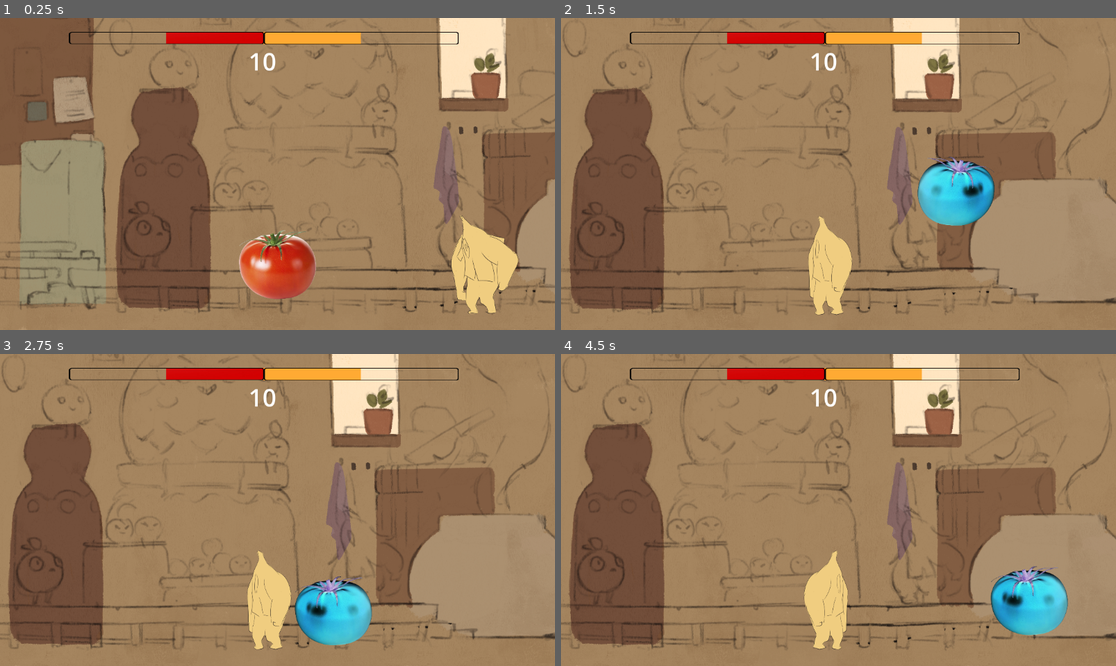
Above: before the commit, frames 1-4 (two rows, left to right).
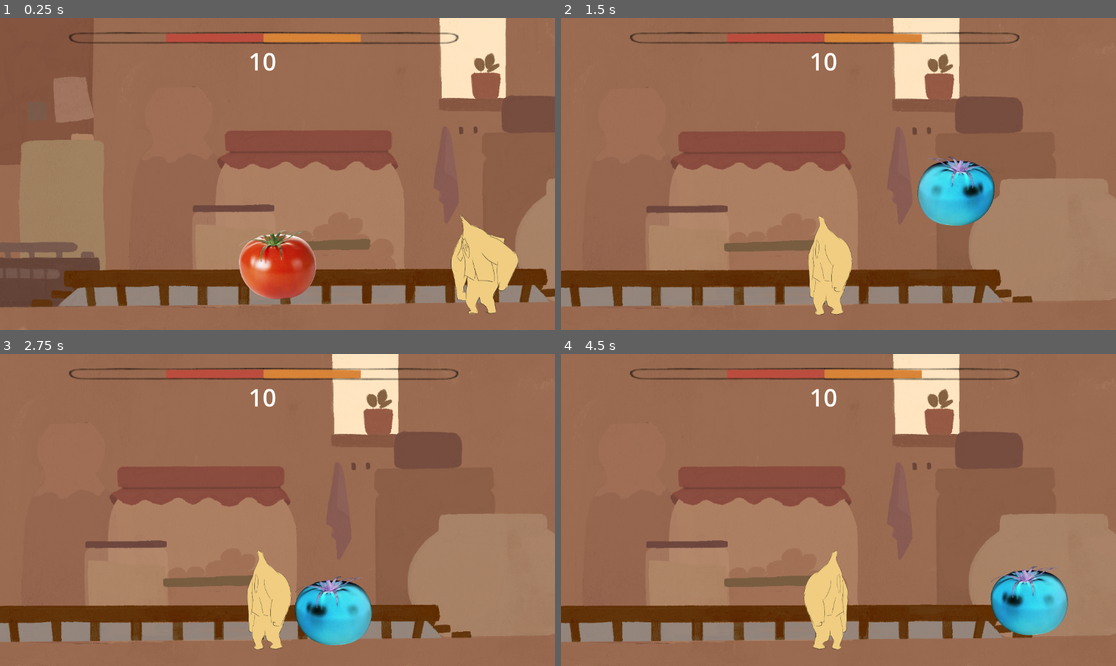
Above: after the commit, the same moments.

Repository: PZerua/ggj24_fruits
Game: Godot game, scene res://scenes/combat.tscn
The game is run twice, just before and just after one commit, with the same random seed, the same clock (stepped at 60 frames per second) and the same inputs.
Inputs:
- Up to frame 1 (0.25 s): no input
- Up to frame 2 (1.5 s): hold D (MOVE_RIGHT_1) from 0.53 s (still down); tap S (BLOCK_1) at 0.6 s; tap W (JUMP_1) at 0.77 s; tap Down (BLOCK_2) at 1.35 s
- Up to frame 3 (2.75 s): tap W (JUMP_1) at 1.52 s; release D (MOVE_RIGHT_1) at 2.03 s; hold A (MOVE_LEFT_1) from 2.03 s (still down); tap V (KICK_1) at 2.1 s
- Up to frame 4 (4.5 s): release A (MOVE_LEFT_1) at 2.78 s; hold D (MOVE_RIGHT_1) 2.78-4.28 s; tap P (KICK_2) at 2.85 s; tap W (JUMP_1) at 3.02, 3.77 s; tap Left (MOVE_LEFT_2) at 3.6 s; hold A (MOVE_LEFT_1) from 4.28 s (still down); tap Right (MOVE_RIGHT_2) at 4.35 s

The runs differ from the first frame. In frame 1, 51% of the frame differs, in the area x 0-100%, y 0-100%; in frame 2, 52%; in frame 3, 51%; in frame 4, 53%.

Commit message:
background updated and lifebar changed

Diff:
--- a/assets/bars/bananaBar.gd
+++ b/assets/bars/bananaBar.gd
@@ -8,4 +8,4 @@
 func _process(delta):
 	value = %Banana.life_points;
 	if value == 100:
-		$"../..".end()
+		$"../../..".end()
--- a/assets/bars/tomatoBar.gd
+++ b/assets/bars/tomatoBar.gd
@@ -8,4 +8,4 @@
 func _process(delta):
 	value = %Tomato.life_points;
 	if value == 100:
-		$"../..".end()
+		$"../../..".end()
--- a/scenes/combat.tscn
+++ b/scenes/combat.tscn
@@ -1,16 +1,18 @@
-[gd_scene load_steps=18 format=3 uid="uid://by7e8og87xis2"]
+[gd_scene load_steps=20 format=3 uid="uid://by7e8og87xis2"]
 
 [ext_resource type="PackedScene" uid="uid://dt4g2ewu42uek" path="res://assets/fruits/tomato/tomato.tscn" id="1_h62js"]
 [ext_resource type="Script" path="res://scenes/combat.gd" id="1_sshmf"]
 [ext_resource type="Texture2D" uid="uid://di8023awuqelo" path="res://assets/backgrounds/background.png" id="2_3hqkn"]
-[ext_resource type="Texture2D" uid="uid://b0k1h3yv0rjhw" path="res://assets/bars/bar-over.png" id="2_g5582"]
 [ext_resource type="PackedScene" uid="uid://qir670b60hs5" path="res://assets/fruits/banana/banana.tscn" id="2_nrd0u"]
 [ext_resource type="Script" path="res://scenes/ParallaxLayer.gd" id="3_2qpbc"]
 [ext_resource type="Script" path="res://assets/bars/tomatoBar.gd" id="3_tiox5"]
-[ext_resource type="Texture2D" uid="uid://cpuc5b3bdc2jc" path="res://assets/bars/yellow-orange.png" id="5_ut5nq"]
+[ext_resource type="Texture2D" uid="uid://bv083suvinbcf" path="res://assets/backgrounds/background_1.png" id="4_hwt11"]
+[ext_resource type="Texture2D" uid="uid://cpykyj0qwbl14" path="res://assets/backgrounds/background_2.png" id="5_n4qd6"]
+[ext_resource type="Texture2D" uid="uid://50cxdc1hw7tt" path="res://assets/bars/bar-over-banana.png" id="7_7jug4"]
 [ext_resource type="Script" path="res://assets/bars/bananaBar.gd" id="7_u80wl"]
-[ext_resource type="Texture2D" uid="uid://dlam4itbryoui" path="res://assets/bars/red-bar.jpg" id="7_ukvkr"]
-[ext_resource type="Texture2D" uid="uid://wkv5v7kra43r" path="res://assets/backgrounds/layer_02_2048 x 1546.png" id="13_xcmmy"]
+[ext_resource type="Texture2D" uid="uid://dr01rq1m3fkhp" path="res://assets/bars/bar-banana.png" id="9_4ow40"]
+[ext_resource type="Texture2D" uid="uid://dv3ajrrerbjh1" path="res://assets/bars/bar-over-tomato.png" id="9_tqscr"]
+[ext_resource type="Texture2D" uid="uid://dc0babkt42pj8" path="res://assets/bars/bar-tomato.png" id="10_1sdks"]
 
 [sub_resource type="RectangleShape2D" id="RectangleShape2D_f6e4s"]
 size = Vector2(3135, 53.5)
@@ -89,6 +91,30 @@
 scale = Vector2(0.764706, 0.764706)
 texture = ExtResource("2_3hqkn")
 
+[node name="Layer1" type="ParallaxLayer" parent="ParallaxBackground"]
+z_index = -100
+position = Vector2(-140, -268)
+scale = Vector2(1.36, 1.36)
+motion_scale = Vector2(0.5, 0.5)
+script = ExtResource("3_2qpbc")
+
+[node name="Sprite2D" type="Sprite2D" parent="ParallaxBackground/Layer1"]
+position = Vector2(544.118, 376.471)
+scale = Vector2(0.764706, 0.764706)
+texture = ExtResource("4_hwt11")
+
+[node name="Layer2" type="ParallaxLayer" parent="ParallaxBackground"]
+z_index = -100
+position = Vector2(-140, -268)
+scale = Vector2(1.36, 1.36)
+motion_scale = Vector2(0.5, 0.5)
+script = ExtResource("3_2qpbc")
+
+[node name="Sprite2D" type="Sprite2D" parent="ParallaxBackground/Layer2"]
+position = Vector2(544.118, 376.471)
+scale = Vector2(0.764706, 0.764706)
+texture = ExtResource("5_n4qd6")
+
 [node name="Tomato" parent="." instance=ExtResource("1_h62js")]
 unique_name_in_owner = true
 z_index = 36
@@ -157,8 +183,8 @@
 value = 50.0
 rounded = true
 nine_patch_stretch = true
-texture_over = ExtResource("2_g5582")
-texture_progress = ExtResource("5_ut5nq")
+texture_over = ExtResource("7_7jug4")
+texture_progress = ExtResource("9_4ow40")
 script = ExtResource("7_u80wl")
 
 [node name="BarTomato" type="TextureProgressBar" parent="GUI/FunnyBar"]
@@ -171,8 +197,9 @@
 rounded = true
 fill_mode = 1
 nine_patch_stretch = true
-texture_over = ExtResource("2_g5582")
-texture_progress = ExtResource("7_ukvkr")
+texture_over = ExtResource("9_tqscr")
+texture_progress = ExtResource("10_1sdks")
+texture_progress_offset = Vector2(-0.235, -0.155)
 script = ExtResource("3_tiox5")
 
 [node name="Label" type="Label" parent="GUI"]
@@ -205,7 +232,7 @@
 visible = false
 position = Vector2(1306, -110)
 scale = Vector2(0.69638, 1.66332)
-texture = ExtResource("13_xcmmy")
+texture = ExtResource("5_n4qd6")
 
 [node name="StaticBody2D2" type="StaticBody2D" parent="."]
 collision_layer = 4
Binary file changed: assets/backgrounds/background.png
Binary file added: assets/backgrounds/background_1.png
Not shown, changed: assets/backgrounds/background_1.png.import
Binary file added: assets/backgrounds/background_2.png
Not shown, changed: assets/backgrounds/background_2.png.import
Binary file removed: assets/backgrounds/layer_01_2048 x 1546.png
Binary file removed: assets/backgrounds/layer_02_2048 x 1546.png
Binary file removed: assets/backgrounds/layer_03_2048 x 1546.png
Not shown, removed: assets/backgrounds/layer_03_2048 x 1546.png.import
Binary file removed: assets/backgrounds/layer_04_2048 x 1546.png
Binary file removed: assets/backgrounds/layer_05_2048 x 1546.png
Binary file added: assets/bars/bar-banana.png
(and 12 more such lines)
